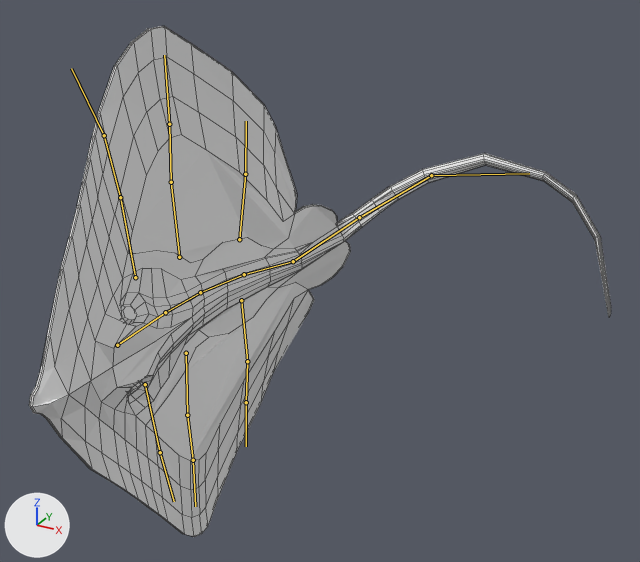
The Blender file ArtSources/RoughtailStingray.blend, before and after one commit.
Camera for both pictures: a camera (50 mm lens) standing at (3.17, -4.38, 3.96) and looking at (0.86, -0.18, 1.86). The axes (+X, +Y, +Z) are drawn at lower left. The lights are the same throughout. The first picture is the older version. Both versions are drawn at frame 8 of the action 'Stingray Struggling'; the numbers are the values there. The bones that change, and the others that lie on the model, are drawn over the model as lines. Mesh edges are drawn as thin lines.
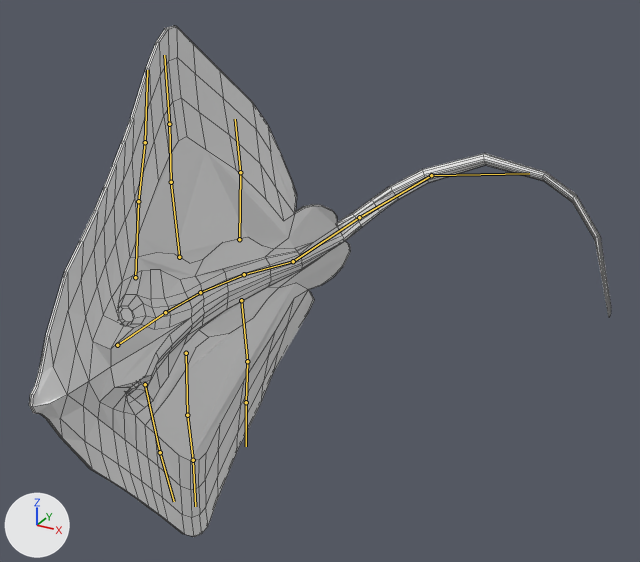
Commit message: Replace Roughtail Stingray swimming and struggling animations only

Changed parts and their boxes (x1, y1, x2, y2) in the pictures (640 x 562 px):
'Plane', posed: (29, 26, 611, 537) in both
bone 'Fin_01.L', root to tip: before (135, 277) to (120, 197); after (135, 277) to (138, 201)
bone 'Fin_02.L', root to tip: before (120, 197) to (104, 135); after (138, 201) to (145, 142)
bone 'Fin_03.L', root to tip: before (104, 135) to (71, 68); after (145, 142) to (147, 70)
bone 'Fin_08.L', root to tip: before (239, 239) to (245, 174); after (239, 239) to (240, 172)
bone 'Fin_09.L', root to tip: before (245, 174) to (246, 121); after (240, 172) to (235, 119)

The edits, one by one:
Bone 'Fin_01.L' (bone_fin_01_l) turns from (7, 0, 0) to (-9, 0, 0) degrees about its own x, y and z.
Bone 'Fin_02.L' (bone_fin_02_l) turns from (5, 0, 0) to (-5, 0, 0) degrees about its own x, y and z.
Bone 'Fin_03.L' (bone_fin_03_l) turns from (16, 0, 0) to (5, 0, 0) degrees about its own x, y and z.
Bone 'Fin_08.L' (bone_fin_08_l) turns from (-8, 0, 0) to (-4, 0, 0) degrees about its own x, y and z.
Bone 'Fin_09.L' (bone_fin_09_l) turns from (5, 0, 0) to (9, 0, 0) degrees about its own x, y and z.
